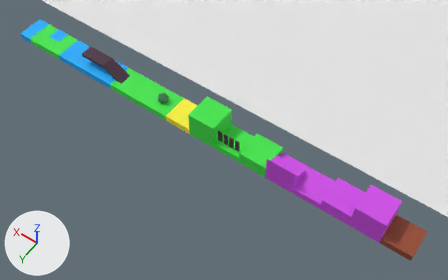
What one commit did to the Blender file Celebi/example/Voxel.blend.
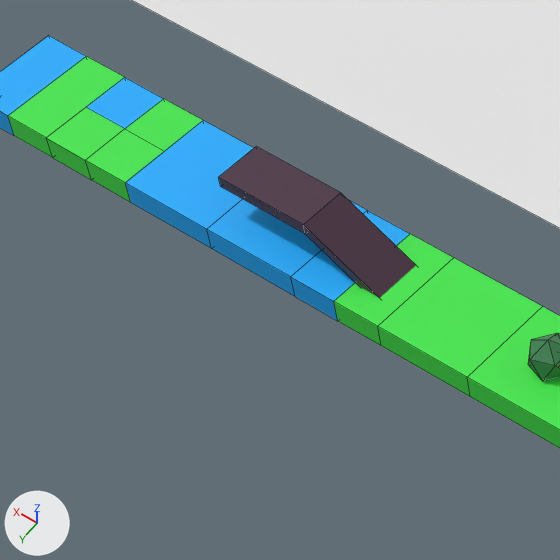
Each version is shown whole from a camera (50 mm lens) standing at (-10.44, 17.85, 16.21) and looking at (-3.16, 7.65, 0.2), then close up on the part from 6% to 37% of the width and 4% to 53% of the height. Arrows for +X, +Y and +Z are at lower left; the lights stay in place. The close-ups show mesh edges as thin lines.

Objects in the first close-up: 'Grass', 'GrassPlant', 'GrassWaterCorner', 'Plane', 'Water', 'WaterBridge', 'WaterGrass', 'WaterGrassBridge'.
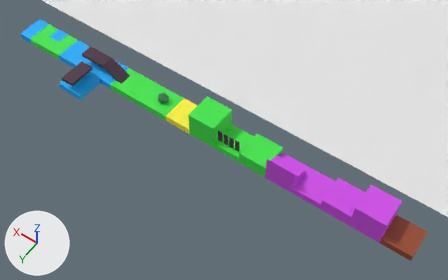
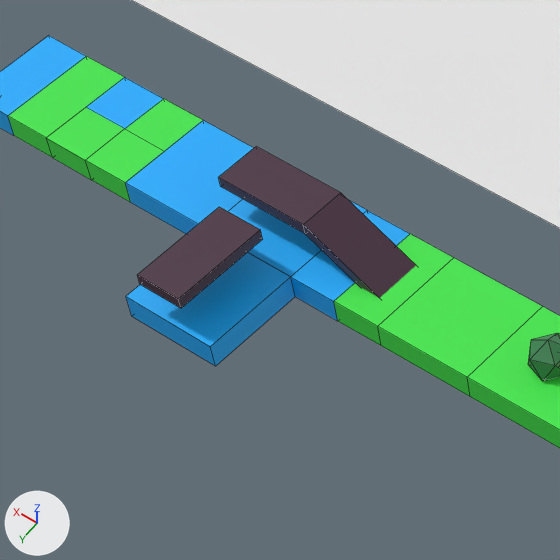
Where the change shows, as pixel boxes (x1, y1, x2, y2) in the close-ups (560 x 560 px):
```json
{"object": "WaterBridge_R90", "change": "added", "after": [126, 207, 295, 366]}
```

Edits to the scene script, one JSON object a line:
```json
{"op": "add", "block": "ob_waterbridge_r90", "code": ["ob_waterbridge_r90 = bpy.data.objects.new('WaterBridge_R90', me_cube_024)", "ob_waterbridge_r90.location = (2.5, 8.5, 0.5)", "ob_waterbridge_r90.rotation_euler = (0.0, 0.0, 1.571)  # degrees (0, 0, 90)"]}
```
